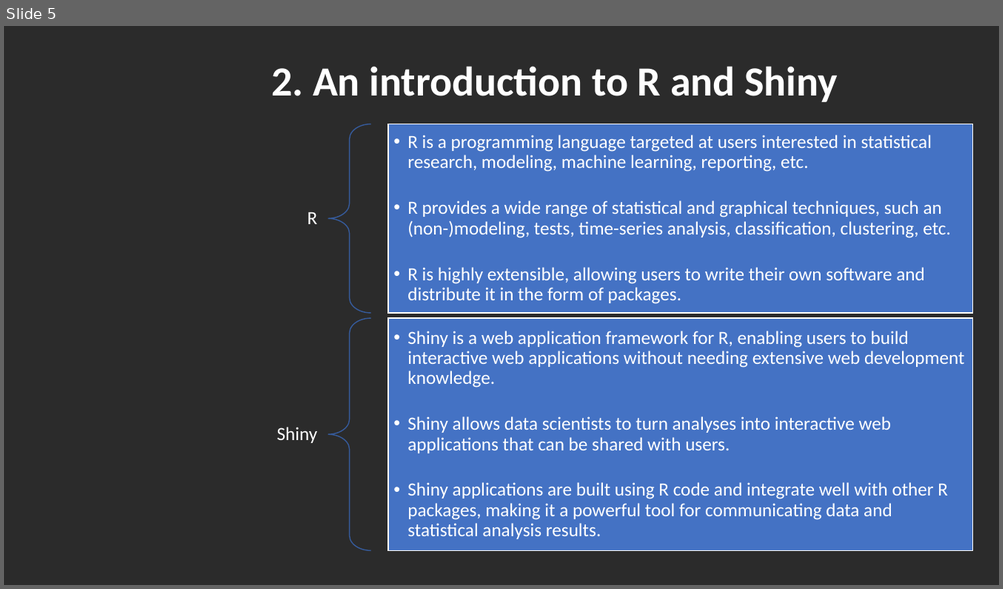
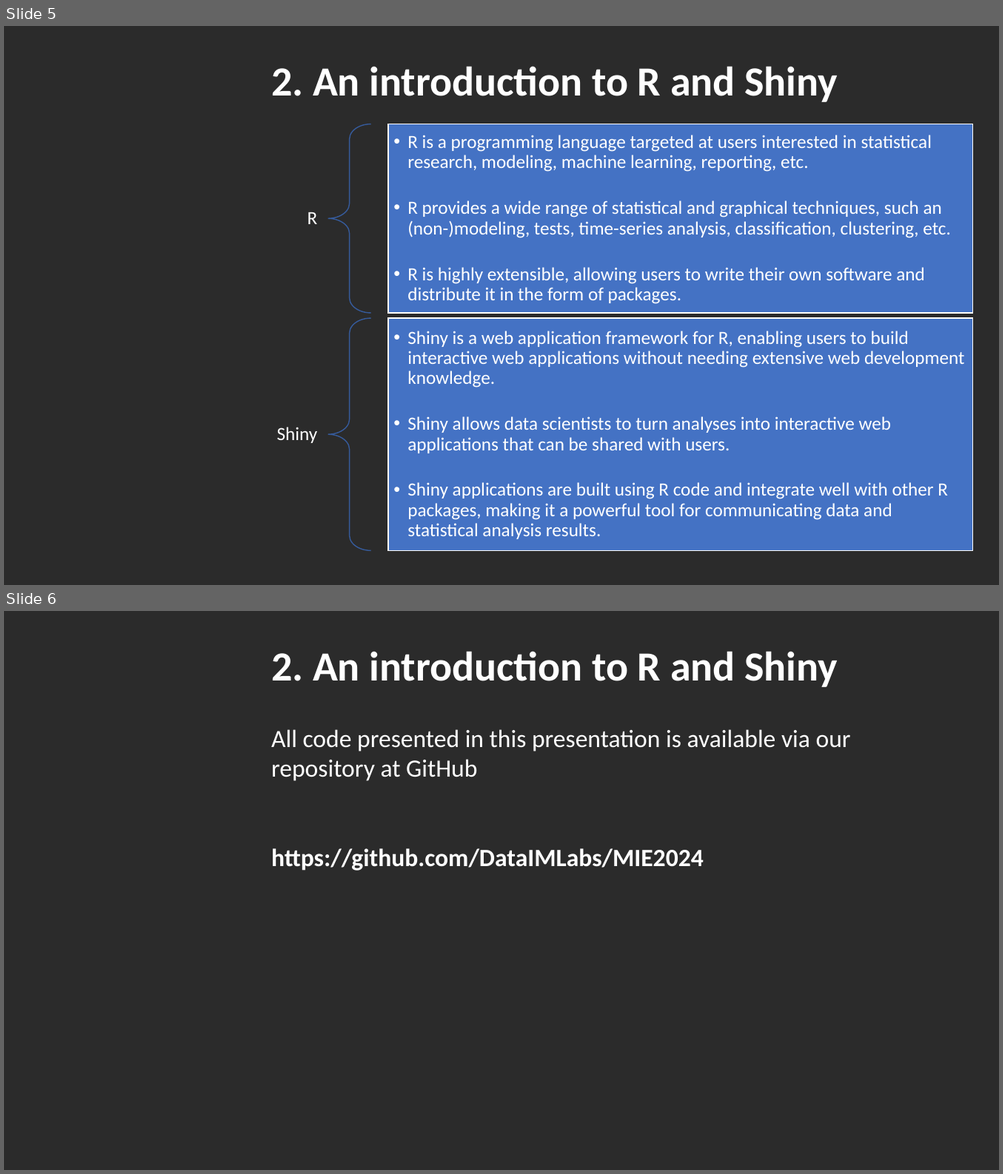
Before and after one commit to DataIMLabs/MIE2024, a slide deck: presentation/MIE2024-DataIM-Masterclass.pptx. Shown one above the other, each under a label of ours: slide 5 before the commit, slides 5 and 6 after it. The pictures are 1003x589 and 1003x1174 pixels, drawn with LibreOffice and Linux fonts; fonts in the diff are those of the drawing; background and template pictures are left out; a plain dark background stands for a picture behind light text. Boxes give left, top, right and bottom in pixels: in the first picture for what was removed or moved away, otherwise in the second. Text is boxed around its words. In the diff, an @@ line names an element or a change of style, - is before the commit and + after.

```diff
--- a/presentation/MIE2024-DataIM-Masterclass.pptx
+++ b/presentation/MIE2024-DataIM-Masterclass.pptx
@@ slide 6 added at (4,611,999,1170), background picture (left out) @@
@@ text added at (271,651,837,687), 40 pt, text #FFFFFF, bold @@
+2. An introduction to R and Shiny
@@ text added at (271,729,851,871), 24 pt, text #FFFFFF @@
+All code presented in this presentation is available via our repository at GitHub
+https://github.com/DataIMLabs/MIE2024
```
Also in this commit, not shown: 1 other file.
